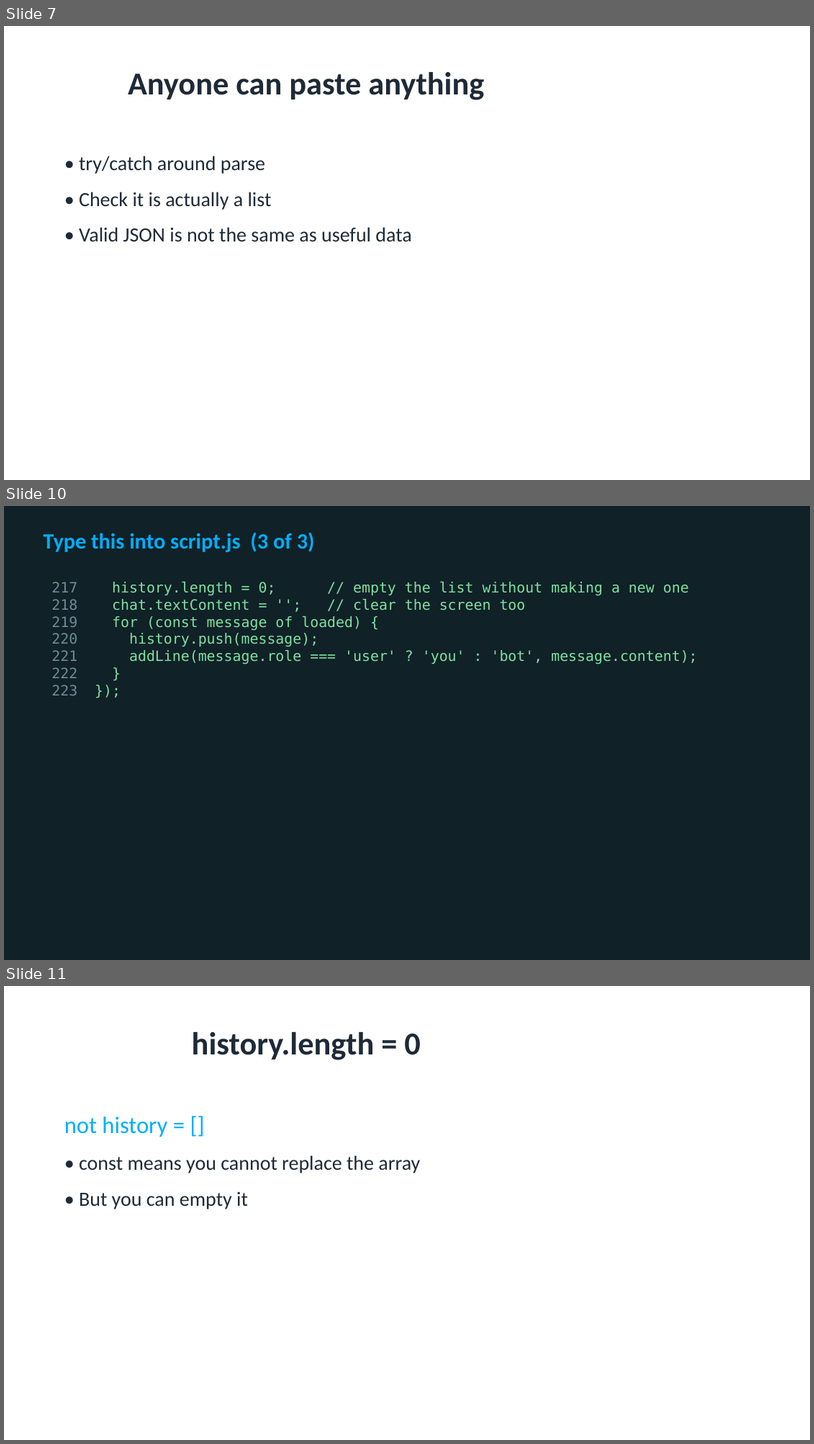
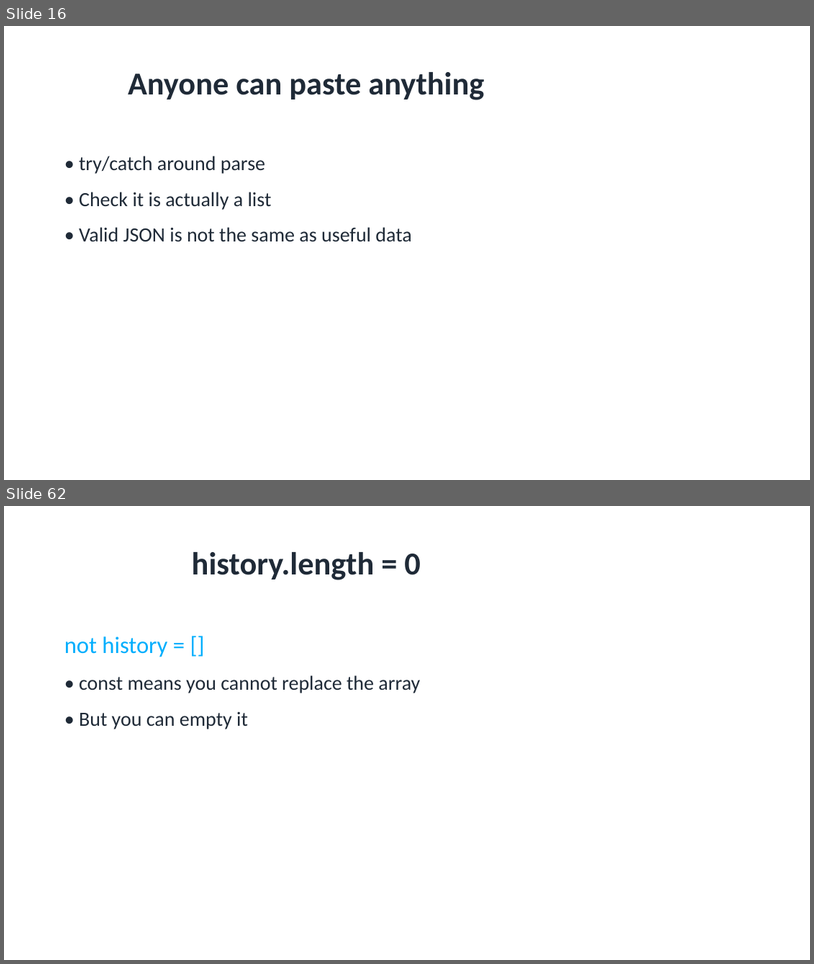
Before and after one commit to utgapps/utgapps.github.io, a slide deck: ai101/slides/week-12.pptx. Shown one above the other, each under a label of ours: slides 7, 10 and 11 before the commit, slides 16 and 62 after it; the slides between them are not shown. The pictures are 814x1444 and 814x964 pixels, drawn with LibreOffice and Linux fonts; fonts in the diff are those of the drawing. Boxes give left, top, right and bottom in pixels: in the first picture for what was removed or moved away, otherwise in the second. Text is boxed around its words. In the diff, an @@ line names an element or a change of style, - is before the commit and + after.

```diff
--- a/ai101/slides/week-12.pptx
+++ b/ai101/slides/week-12.pptx
@@ slide 10 removed at <box>4,506,810,960</box>, background #102127 @@
@@ text removed at <box>43,532,315,552</box> @@
-Type this into script.js (3 of 3)
@@ text removed at <box>52,582,697,664</box> @@
-217 history.length = 0; // empty the list without making a new one
-218 chat.textContent = ''; // clear the screen too
-219 for (const message of loaded) {
-220 history.push(message);
-221 addLine(message.role === 'user' ? 'you' : 'bot', message.content);
-222 }
-223 });
@@ what was slide 7 is now slide 16 @@
@@ what was slide 11 is now slide 62 @@
```
Also in this commit, not shown: 4 slides changed, 53 slides added, 32 other files.
